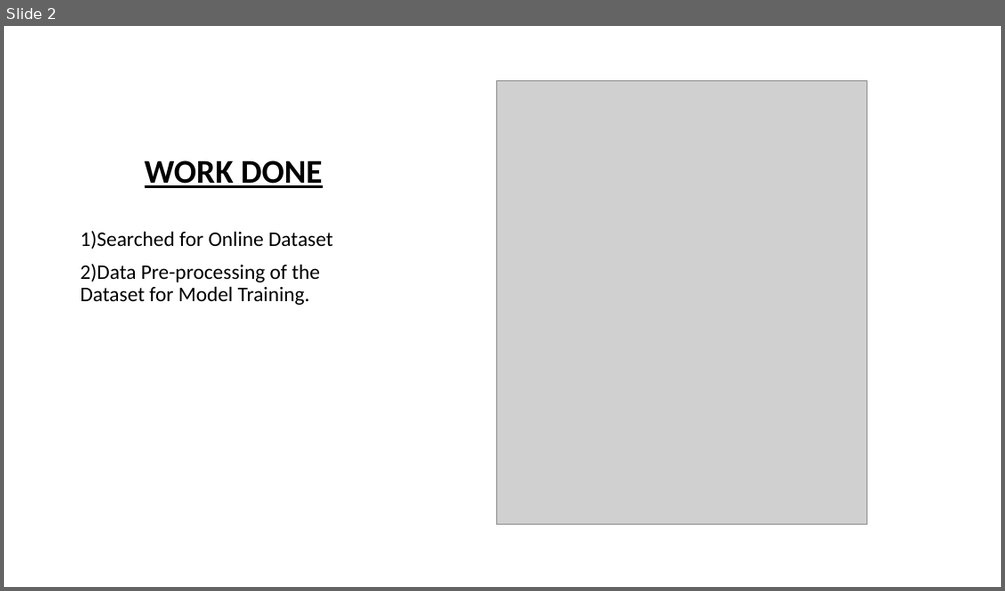
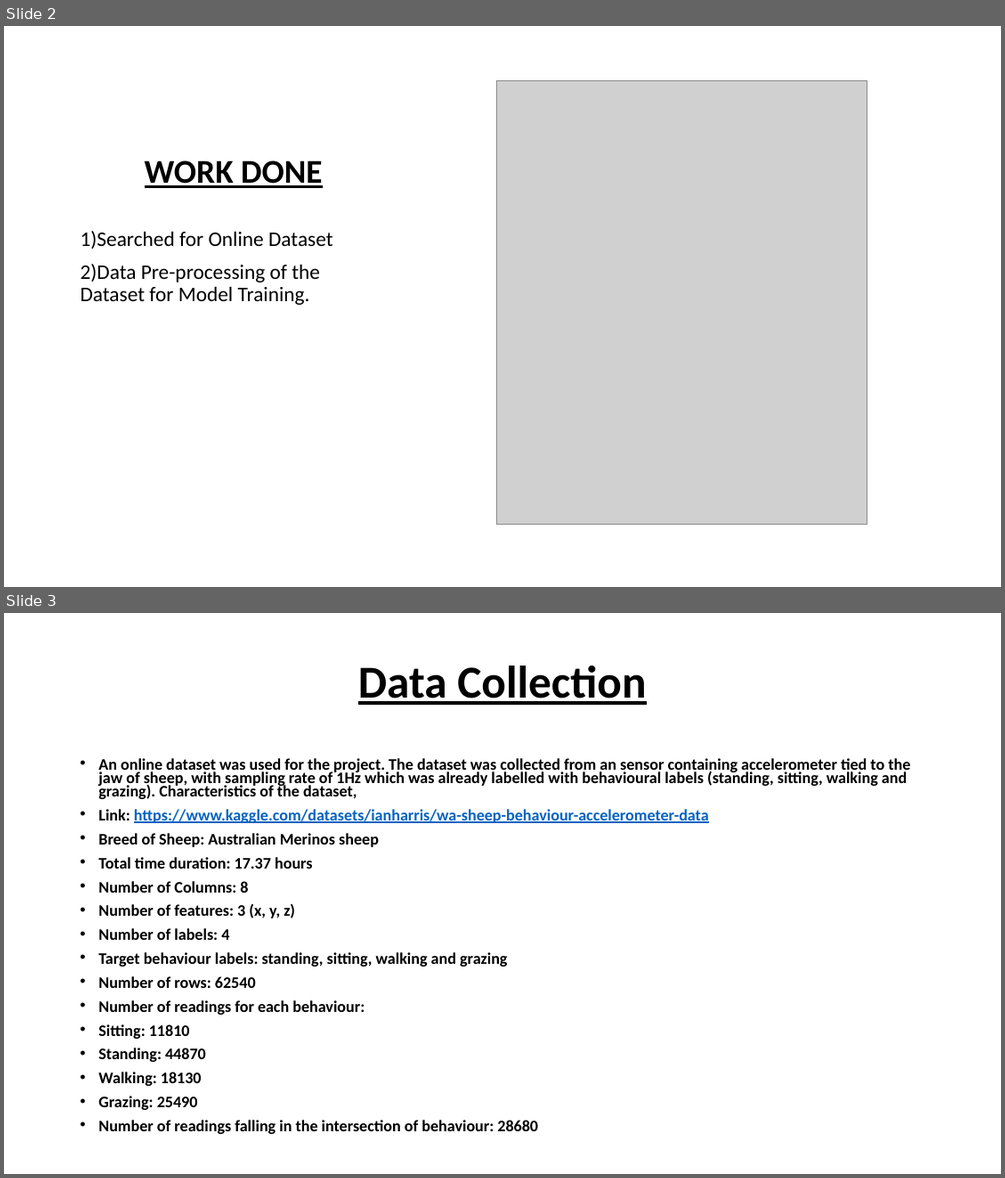
Before and after one commit to Ramesh86-TurBo/Livestock-Remote-Monitoring-Using-ML, a slide deck: PresentationPhase1.pptx. Shown one above the other, each under a label of ours: slide 2 before the commit, slides 2 and 3 after it. The pictures are 1005x591 and 1005x1178 pixels, drawn with LibreOffice and Linux fonts; fonts in the diff are those of the drawing; grey boxes stand for pictures. Boxes give left, top, right and bottom in pixels: in the first picture for what was removed or moved away, otherwise in the second. Text is boxed around its words. In the diff, an @@ line names an element or a change of style, - is before the commit and + after.

```diff
--- a/PresentationPhase1.pptx
+++ b/PresentationPhase1.pptx
@@ slide 3 added at [4,613,1001,1174], background #FFFFFF @@
@@ title added at [358,666,646,705], 44 pt, text #000000, bold, underline @@
+Data Collection
@@ text added at [98,758,910,1134], 15.5 pt, text #000000, bold @@
+• An online dataset was used for the project. The dataset was collected from an sensor containing accelerometer tied to the jaw of sheep, with sampling rate of 1Hz which was already labelled with behavioural labels (standing, sitting, walking and grazing). Characteristics of the dataset,
+• Link: https://www.kaggle.com/datasets/ianharris/wa-sheep-behaviour-accelerometer-data
+• Breed of Sheep: Australian Merinos sheep
+• Total time duration: 17.37 hours
+• Number of Columns: 8
+• Number of features: 3 (x, y, z)
+• Number of labels: 4
+• Target behaviour labels: standing, sitting, walking and grazing
+• Number of rows: 62540
+• Number of readings for each behaviour:
+• Sitting: 11810
+• Standing: 44870
+• Walking: 18130
+• Grazing: 25490
+• Number of readings falling in the intersection of behaviour: 28680
```
Also in this commit, not shown: 3 other slides added, 1 slide removed, 21 other files.
